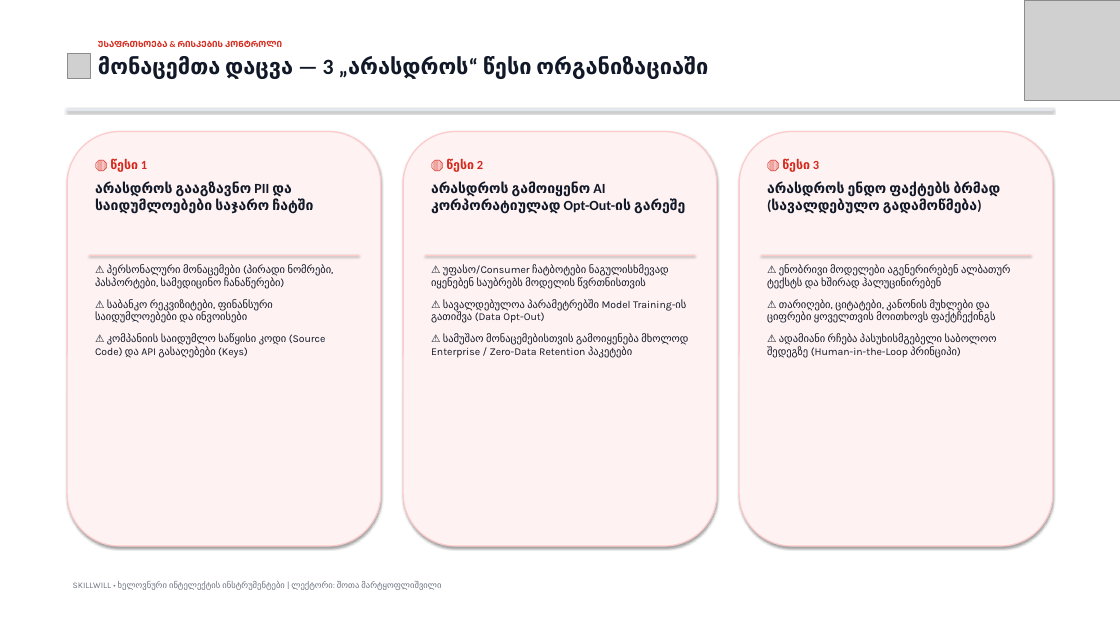
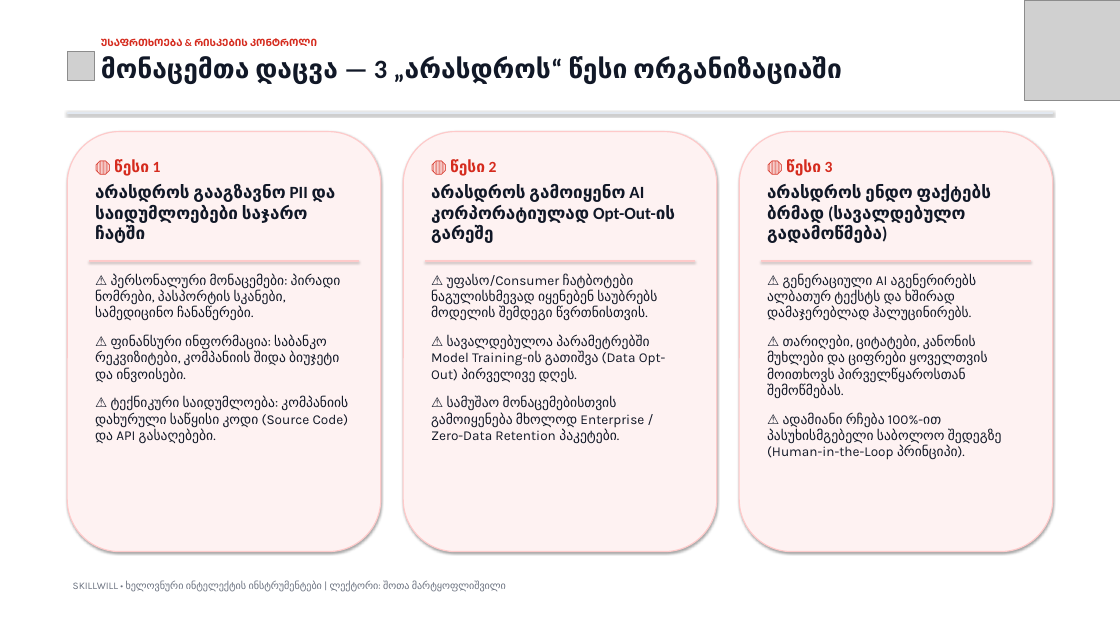
Before and after one commit to ShotaMart/skillwill-ai-curriculum, a slide deck: slide 5 of Skillwill_მოდული5_ლექცია1_პრეზენტაცია_ნიმუში.pptx. Drawn at 1120x630 pixels with LibreOffice and Linux fonts; fonts in the diff are those of the drawing; grey boxes stand for pictures. Boxes give left, top, right and bottom in pixels: in the first picture for what was removed or moved away, otherwise in the second. Text is boxed around its words. In the diff, an @@ line names an element or a change of style, - is before the commit and + after.

Commit message:
style: increase font sizes and optimize typography hierarchy across all slides

```diff
--- a/Skillwill_მოდული5_ლექცია1_პრეზენტაცია_ნიმუში.pptx
+++ b/Skillwill_მოდული5_ლექცია1_პრეზენტაცია_ნიმუში.pptx
@@ text "ᲣᲡᲐᲤᲠᲗᲮᲝᲔᲑᲐ & ᲠᲘᲡᲙᲔᲑᲘᲡ ᲙᲝᲜᲢᲠᲝᲚᲘ" at <box>101,38,842,84</box>: size 11 to 13 pt in "ᲣᲡᲐᲤᲠᲗᲮᲝᲔᲑᲐ & ᲠᲘᲡᲙᲔᲑᲘᲡ ᲙᲝᲜᲢᲠᲝᲚᲘ"; size 28 to 34 pt in "მონაცემთა დაცვა — 3 „არასდროს“ წესი ორგანიზაციაში" @@
@@ rounded rectangle: place and size @@
-rounded rectangle at <box>67,132,381,546</box>
+rounded rectangle at <box>67,132,381,552</box>
@@ rounded rectangle: place and size @@
-rounded rectangle at <box>403,132,717,546</box>
+rounded rectangle at <box>403,132,717,552</box>
@@ rounded rectangle: place and size @@
-rounded rectangle at <box>739,132,1053,546</box>
+rounded rectangle at <box>739,132,1053,552</box>
@@ text "🛑 წესი 1" at <box>95,159,336,243</box>: size 16 to 20 pt in "🛑 წესი 1"; size 18 to 22 pt in "არასდროს გააგზავნო PII და საიდუმლოებები საჯარო ჩატში"; less space between paragraphs @@
@@ text "🛑 წესი 2" at <box>431,159,675,243</box>: size 16 to 20 pt in "🛑 წესი 2"; size 18 to 22 pt in "არასდროს გამოიყენო AI კორპორატიულად Opt-Out-ის გარეშე"; less space between paragraphs @@
@@ text "🛑 წესი 3" at <box>767,159,991,243</box>: size 16 to 20 pt in "🛑 წესი 3"; size 18 to 22 pt in "არასდროს ენდო ფაქტებს ბრმად (სავალდებულო გადამოწმება)"; less space between paragraphs @@
@@ 3 rectangles: place and size @@
-3 rectangles at <box>90,255,1030,255</box>
+3 rectangles at <box>90,260,1030,261</box>
@@ text at <box>95,274,349,444</box>: text changed; size 13.5 to 17.5 pt @@
-⚠️ პერსონალური მონაცემები (პირადი ნომრები, პასპორტები, სამედიცინო ჩანაწერები)
-⚠️ საბანკო რეკვიზიტები, ფინანსური საიდუმლოებები და ინვოისები
-⚠️ კომპანიის საიდუმლო საწყისი კოდი (Source Code) და API გასაღებები (Keys)
+⚠️ პერსონალური მონაცემები: პირადი ნომრები, პასპორტის სკანები, სამედიცინო ჩანაწერები.
+⚠️ ფინანსური ინფორმაცია: საბანკო რეკვიზიტები, კომპანიის შიდა ბიუჯეტი და ინვოისები.
+⚠️ ტექნიკური საიდუმლოება: კომპანიის დახურული საწყისი კოდი (Source Code) და API გასაღებები.
@@ text at <box>431,274,666,443</box>: text changed; size 13.5 to 17.5 pt @@
-⚠️ უფასო/Consumer ჩატბოტები ნაგულისხმევად იყენებენ საუბრებს მოდელის წვრთნისთვის
-⚠️ სავალდებულოა პარამეტრებში Model Training-ის გათიშვა (Data Opt-Out)
-⚠️ სამუშაო მონაცემებისთვის გამოიყენება მხოლოდ Enterprise / Zero-Data Retention პაკეტები
+⚠️ უფასო/Consumer ჩატბოტები ნაგულისხმევად იყენებენ საუბრებს მოდელის შემდეგი წვრთნისთვის.
+⚠️ სავალდებულოა პარამეტრებში Model Training-ის გათიშვა (Data Opt-Out) პირველივე დღეს.
+⚠️ სამუშაო მონაცემებისთვის გამოიყენება მხოლოდ Enterprise / Zero-Data Retention პაკეტები.
@@ text at <box>767,274,1002,460</box>: text changed; size 13.5 to 17.5 pt @@
-⚠️ ენობრივი მოდელები აგენერირებენ ალბათურ ტექსტს და ხშირად ჰალუცინირებენ
-⚠️ თარიღები, ციტატები, კანონის მუხლები და ციფრები ყოველთვის მოითხოვს ფაქტჩექინგს
-⚠️ ადამიანი რჩება პასუხისმგებელი საბოლოო შედეგზე (Human-in-the-Loop პრინციპი)
+⚠️ გენერაციული AI აგენერირებს ალბათურ ტექსტს და ხშირად დამაჯერებლად ჰალუცინირებს.
+⚠️ თარიღები, ციტატები, კანონის მუხლები და ციფრები ყოველთვის მოითხოვს პირველწყაროსთან შემოწმებას.
+⚠️ ადამიანი რჩება 100%-ით პასუხისმგებელი საბოლოო შედეგზე (Human-in-the-Loop პრინციპი).
@@ text "SKILLWILL • ხელოვნური ინტელექტის ინსტრუმენტები ..." at <box>73,581,506,592</box>: size 11 to 13 pt @@
```
Also in this commit, not shown: 5 other slides changed, 1 other file.
